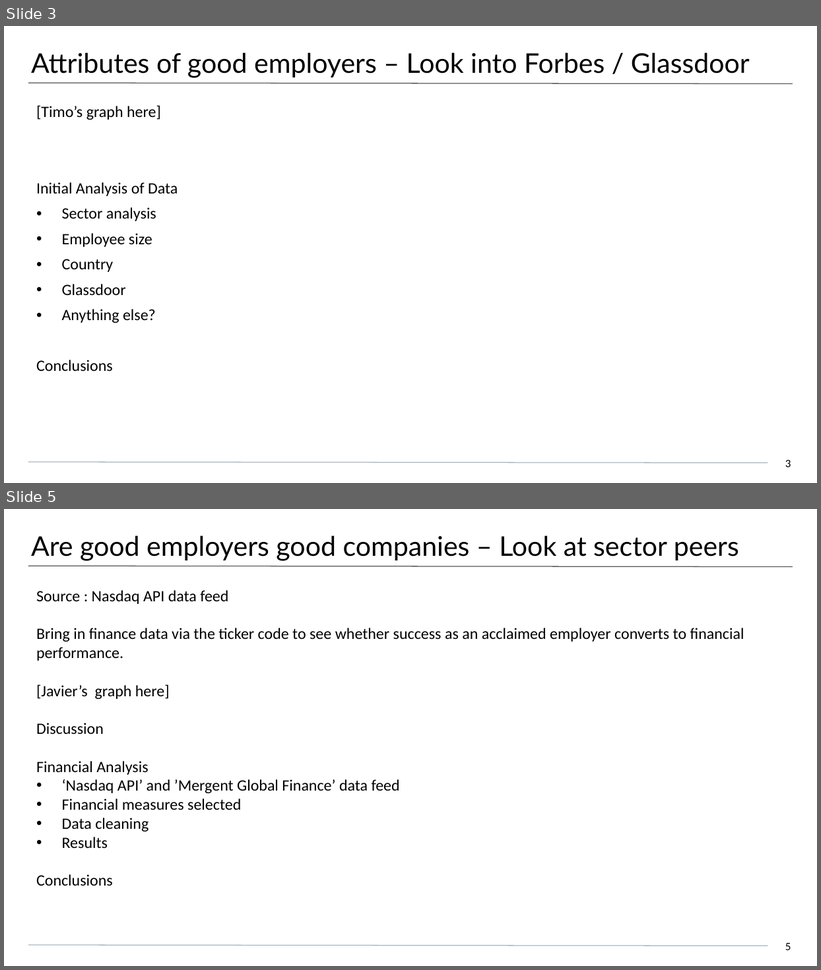
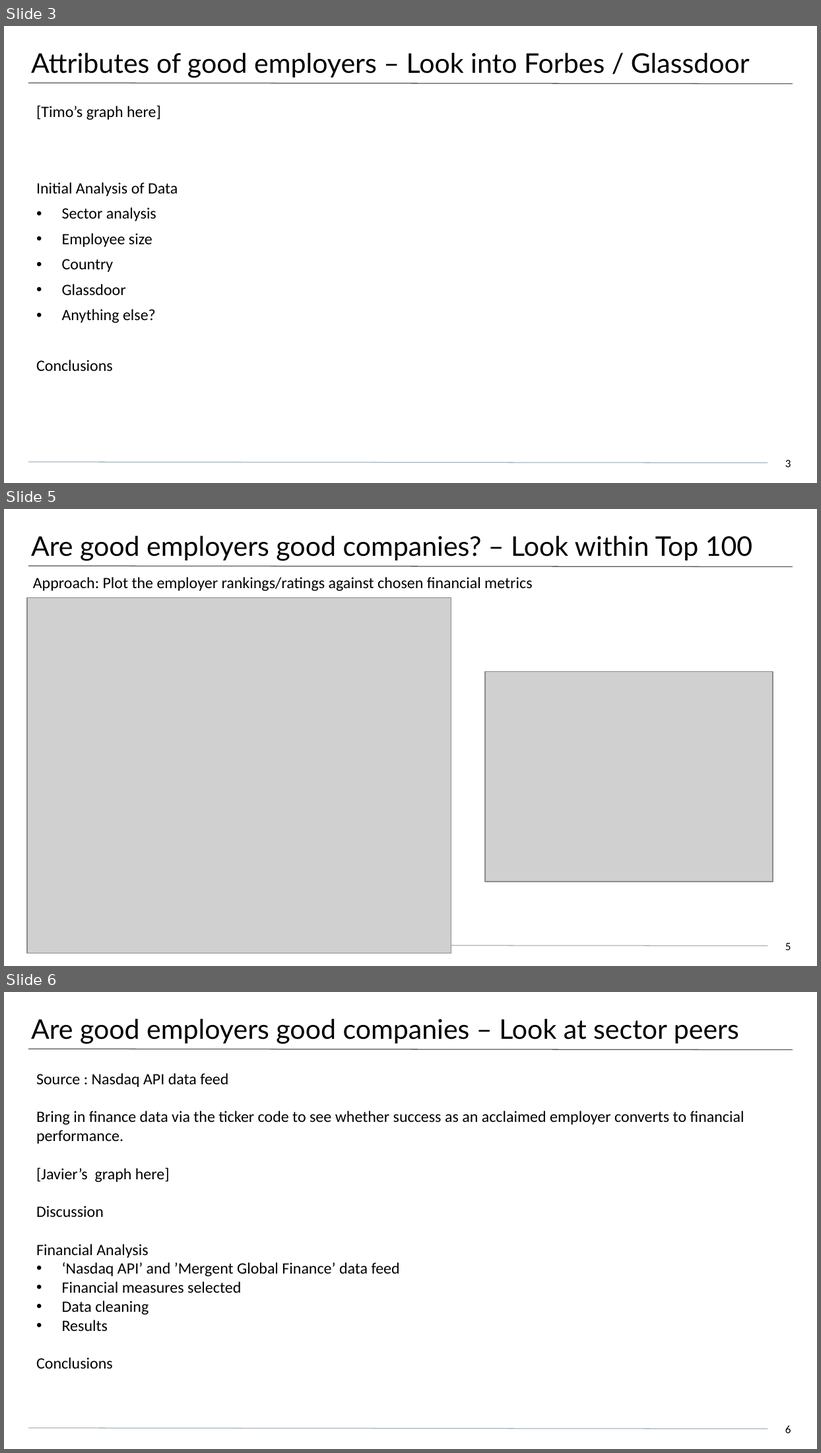
Before and after one commit to timonx11/Project-1-Demonstrasion-Group6, a slide deck: Presentation3.pptx. Shown one above the other, each under a label of ours: slides 3 and 5 before the commit, slides 3, 5 and 6 after it; the slides between them are not shown. The pictures are 821x970 and 821x1453 pixels, drawn with LibreOffice and Linux fonts; fonts in the diff are those of the drawing; grey boxes stand for pictures. Boxes give left, top, right and bottom in pixels: in the first picture for what was removed or moved away, otherwise in the second. Text is boxed around its words. In the diff, an @@ line names an element or a change of style, - is before the commit and + after.

```diff
--- a/Presentation3.pptx
+++ b/Presentation3.pptx
@@ slide 5 added at (4,509,817,966), background #FFFFFF; not listed: 2 template elements that a slide beside it also shows @@
@@ title added at (31,535,752,561), 24 pt, text #000000 @@
+Are good employers good companies? – Look within Top 100
@@ text added at (33,577,532,591), 14 pt, text #000000 @@
+Approach: Plot the employer rankings/ratings against chosen financial metrics
@@ picture added at (28,597,451,954) @@
@@ picture added at (485,671,773,882) @@
@@ page number added at (785,943,791,951), 10 pt, text #000000 @@
+5
@@ what was slide 5 is now slide 6 @@
@@ page number at (785,1426,791,1434): text changed @@
-5
+6
```
Also in this commit, not shown: 2 slides changed, 1 other file.
